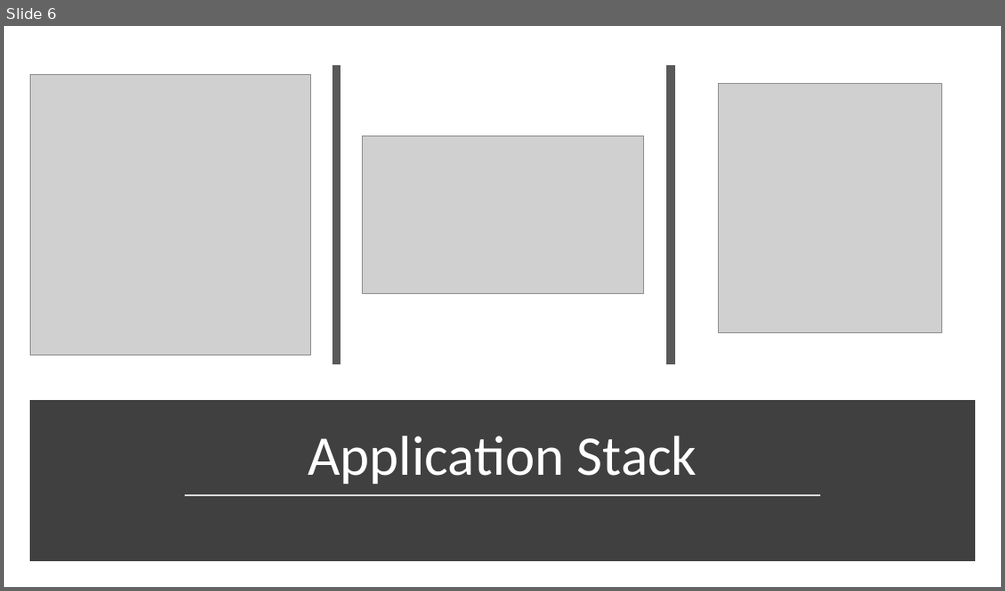
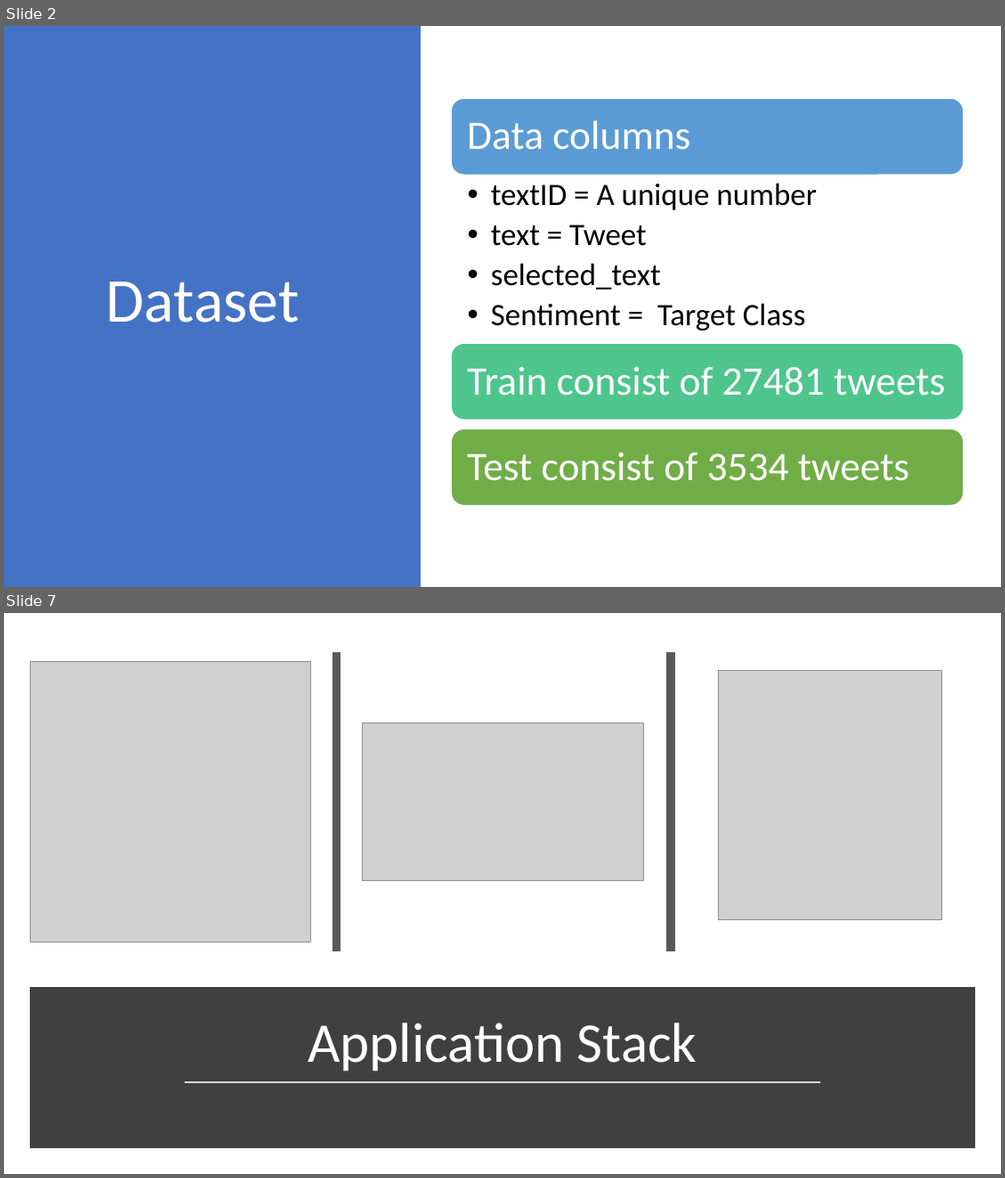
Before and after one commit to mixaverros88/Tweet_Sentiment_Extraction, a slide deck: presentation/Presentation.pptx. Shown one above the other, each under a label of ours: slide 6 before the commit, slides 2 and 7 after it; the slides between them are not shown. The pictures are 1005x591 and 1005x1178 pixels, drawn with LibreOffice and Linux fonts; fonts in the diff are those of the drawing; grey boxes stand for pictures. Boxes give left, top, right and bottom in pixels: in the first picture for what was removed or moved away, otherwise in the second. Text is boxed around its words. In the diff, an @@ line names an element or a change of style, - is before the commit and + after.

```diff
--- a/presentation/Presentation.pptx
+++ b/presentation/Presentation.pptx
@@ slide 2 added at <box>4,26,1001,587</box>, background #FFFFFF @@
@@ rectangle added at <box>4,26,421,587</box>, fill #4472C4 @@
@@ title added at <box>105,281,299,322</box>, 60 pt, text #FFFFFF @@
+Dataset
@@ group added at <box>451,99,963,506</box>: 4 texts, 3 rounded rectangles @@
+Data columns
+  • textID = A unique number
+  • text = Tweet
+  • selected_text
+  • Sentiment = Target Class
+Train consist of 27481 tweets
+Test consist of 3534 tweets
@@ what was slide 6 is now slide 7 @@
```
Also in this commit, not shown: 3 slides changed, 1 other slide added, 1 slide removed, 6 other files.
